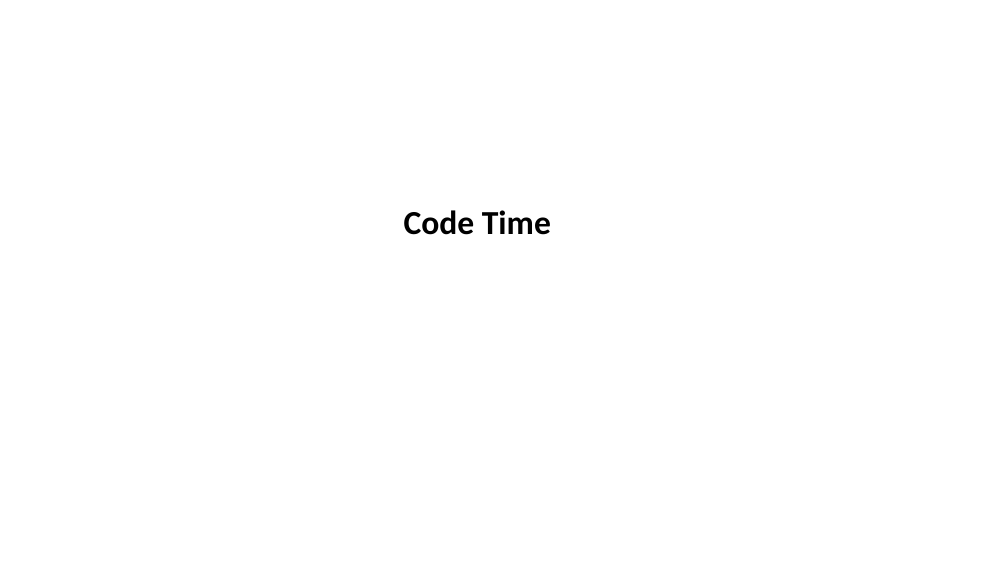
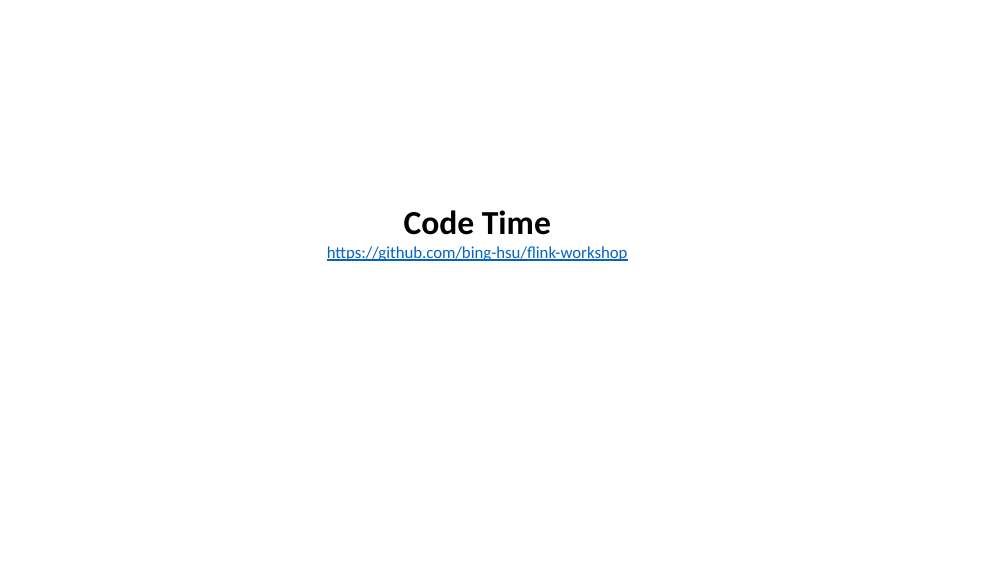
Before and after one commit to bing-hsu/flink-workshop, a slide deck: slide 10 of workshop.pptx. Drawn at 1008x567 pixels with LibreOffice and Linux fonts; fonts in the diff are those of the drawing. Boxes give left, top, right and bottom in pixels: in the first picture for what was removed or moved away, otherwise in the second. Text is boxed around its words. In the diff, an @@ line names an element or a change of style, - is before the commit and + after.

Commit message:
update

```diff
--- a/workshop.pptx
+++ b/workshop.pptx
@@ text "Code Time": place and size @@
-text "Code Time" at [404,210,551,235]
+text "Code Time" at [327,210,628,261]
@@ text at [327,246,628,261]: paragraph added @@
+https://github.com/bing-hsu/flink-workshop
```
